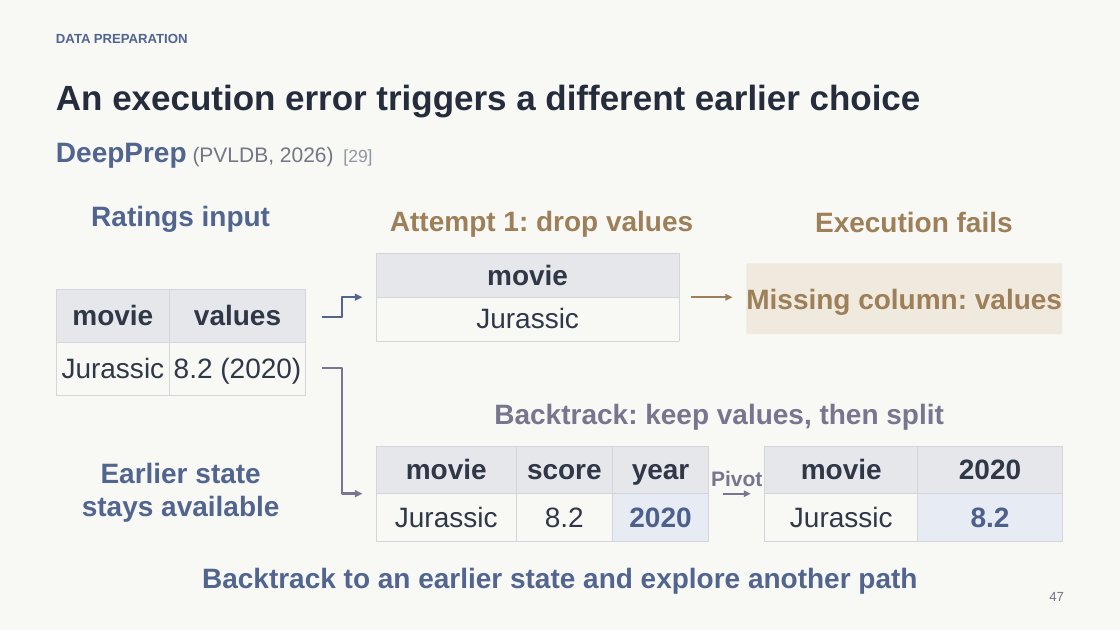
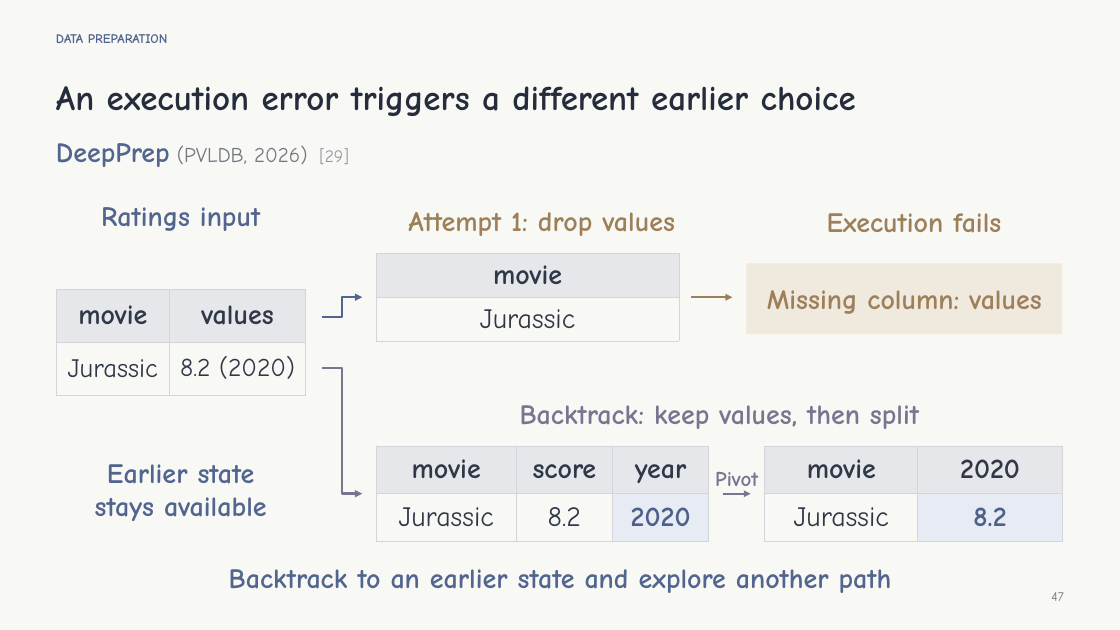
Before and after one commit to XanderZhou2022/Knowledge-Guided-Data-Cleaning, a slide deck: slide 47 of slides.pptx. Drawn at 1120x630 pixels with LibreOffice and Linux fonts; fonts in the diff are those of the drawing. Boxes give left, top, right and bottom in pixels: in the first picture for what was removed or moved away, otherwise in the second. Text is boxed around its words. In the diff, an @@ line names an element or a change of style, - is before the commit and + after.

Commit message:
Adopt Comic Sans presentation as the final version

```diff
--- a/slides.pptx
+++ b/slides.pptx
@@ table at (376, 254, 679, 341) @@
@@ font Arial to Comic Neue @@
@@ table at (56, 289, 305, 395) @@
@@ font Arial to Comic Neue @@
@@ size 24 to 22.8 pt in "Jurassic" @@
@@ size 24 to 22 pt in "8.2 (2020)" @@
@@ table at (376, 446, 710, 542) @@
@@ font Arial to Comic Neue @@
@@ table at (765, 446, 1062, 542) @@
@@ font Arial to Comic Neue @@
@@ font Arial to Comic Neue in 12 elements at (56, 34, 168, 43), (56, 86, 856, 116), (56, 143, 349, 167), (101, 207, 260, 231), (95, 464, 267, 521), (408, 212, 675, 236), (827, 213, 1001, 233), (767, 290, 1041, 314), (520, 405, 919, 429), (715, 472, 758, 493), (229, 569, 892, 593), (1051, 592, 1064, 601) @@
```
Also in this commit, not shown: 51 other slides changed, 1 other file.
